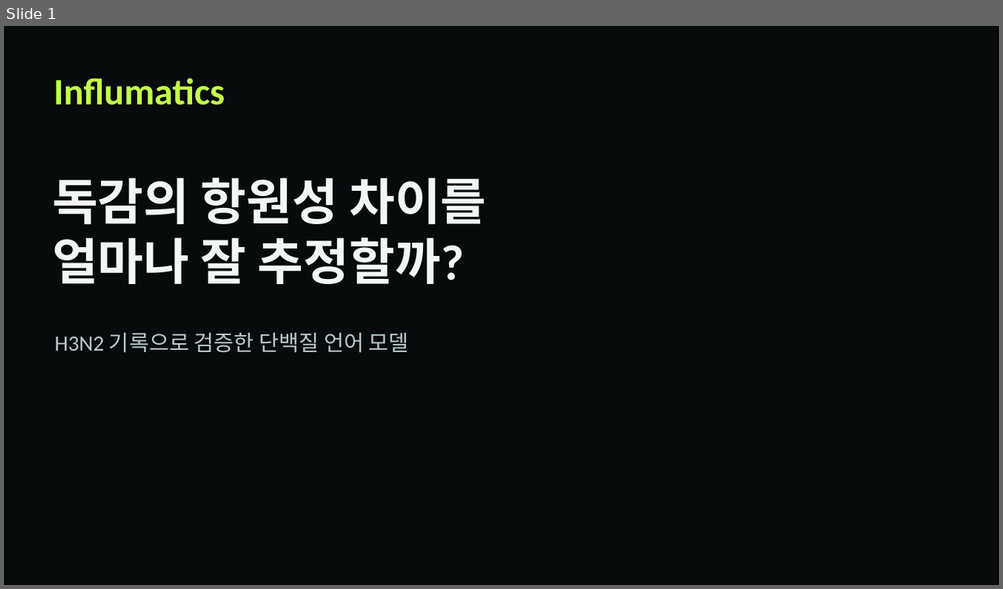
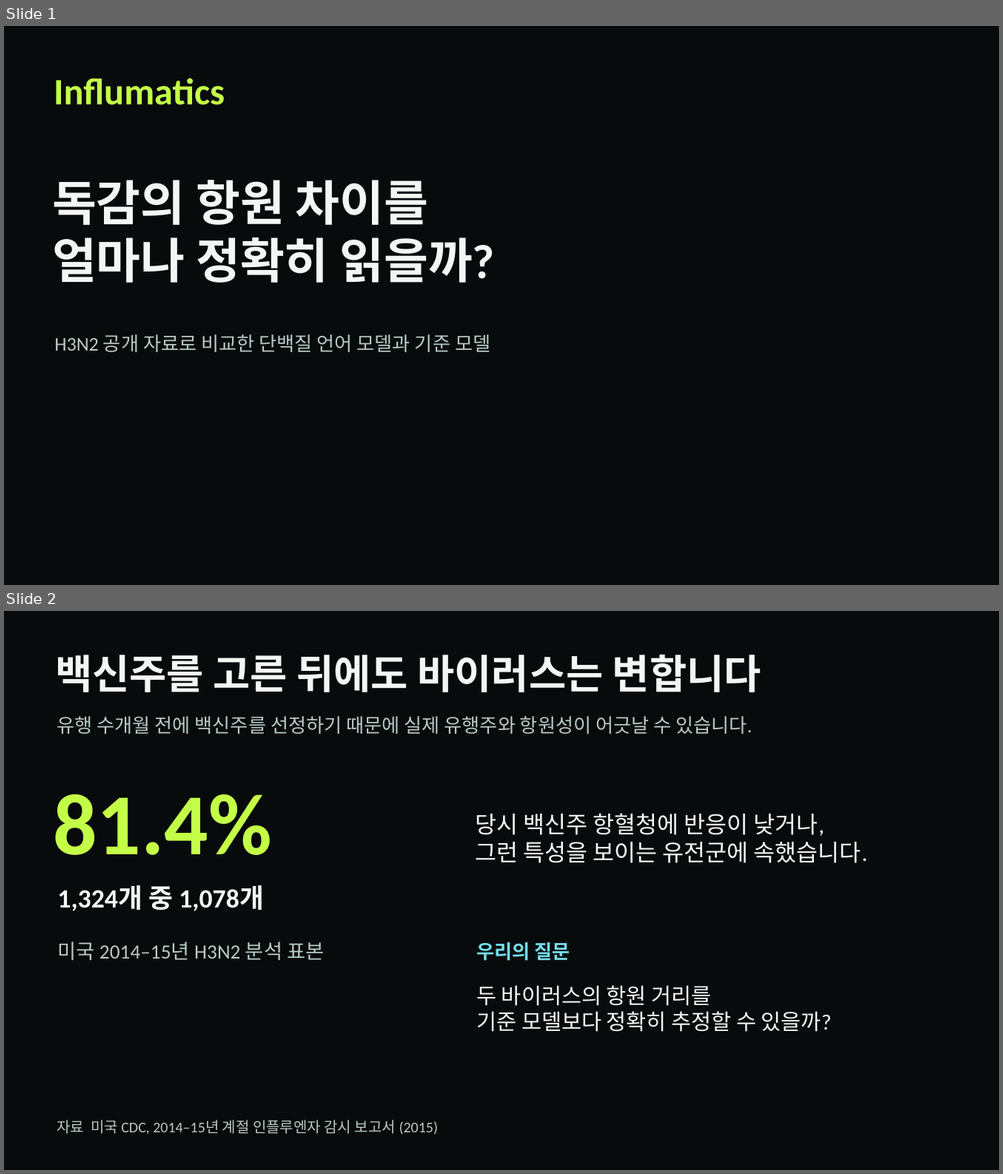
Before and after one commit to ssy2205/influmatics, a slide deck: web/frontend/public/research/results/influmatics-results.pptx. Shown one above the other, each under a label of ours: slide 1 before the commit, slides 1 and 2 after it. The pictures are 1003x589 and 1003x1174 pixels, drawn with LibreOffice and Linux fonts; fonts in the diff are those of the drawing; background and template pictures are left out. Boxes give left, top, right and bottom in pixels: in the first picture for what was removed or moved away, otherwise in the second. Text is boxed around its words. In the diff, an @@ line names an element or a change of style, - is before the commit and + after.

```diff
--- a/web/frontend/public/research/results/influmatics-results.pptx
+++ b/web/frontend/public/research/results/influmatics-results.pptx
@@ slide 2 added at <box>4,611,999,1170</box>, background #080B0C @@
@@ text added at <box>55,655,761,692</box>, 39 pt, text #F3F7F4, bold @@
+백신주를 고른 뒤에도 바이러스는 변합니다
@@ text added at <box>57,716,751,734</box>, 18.8 pt, text #B9CAC9 @@
+유행 수개월 전에 백신주를 선정하기 때문에 실제 유행주와 항원성이 어긋날 수 있습니다.
@@ text added at <box>53,794,272,855</box>, 84 pt, text #C4FF47, bold @@
+81.4%
@@ text added at <box>475,813,868,863</box>, 22.5 pt, text #F3F7F4 @@
+당시 백신주 항혈청에 반응이 낮거나,
+그런 특성을 보이는 유전군에 속했습니다.
@@ text added at <box>57,886,264,911</box>, 25.5 pt, text #F3F7F4, bold @@
+1,324개 중 1,078개
@@ text added at <box>57,942,324,960</box>, 19.5 pt, text #B9CAC9 @@
+미국 2014–15년 H3N2 분석 표본
@@ text added at <box>476,943,570,961</box>, 18.8 pt, text #76DCE8, bold @@
+우리의 질문
@@ text added at <box>476,985,831,1032</box>, 21 pt, text #F3F7F4 @@
+두 바이러스의 항원 거리를
+기준 모델보다 정확히 추정할 수 있을까?
@@ text added at <box>57,1120,438,1135</box>, 14.2 pt, text #B9CAC9 @@
+자료 미국 CDC, 2014–15년 계절 인플루엔자 감시 보고서 (2015)
@@ slide 1 changed as well @@
@@ text at <box>52,180,495,283</box>: text changed; size 48 to 46.5 pt @@
-독감의 항원성 차이를
-얼마나 잘 추정할까?
+독감의 항원 차이를
+얼마나 정확히 읽을까?
@@ text at <box>54,335,490,352</box>: text changed; size 21 to 18.8 pt @@
-H3N2 기록으로 검증한 단백질 언어 모델
+H3N2 공개 자료로 비교한 단백질 언어 모델과 기준 모델
```
Also in this commit, not shown: 1 other slide changed, 4 other slides added, 4 slides removed, 3 other files.
